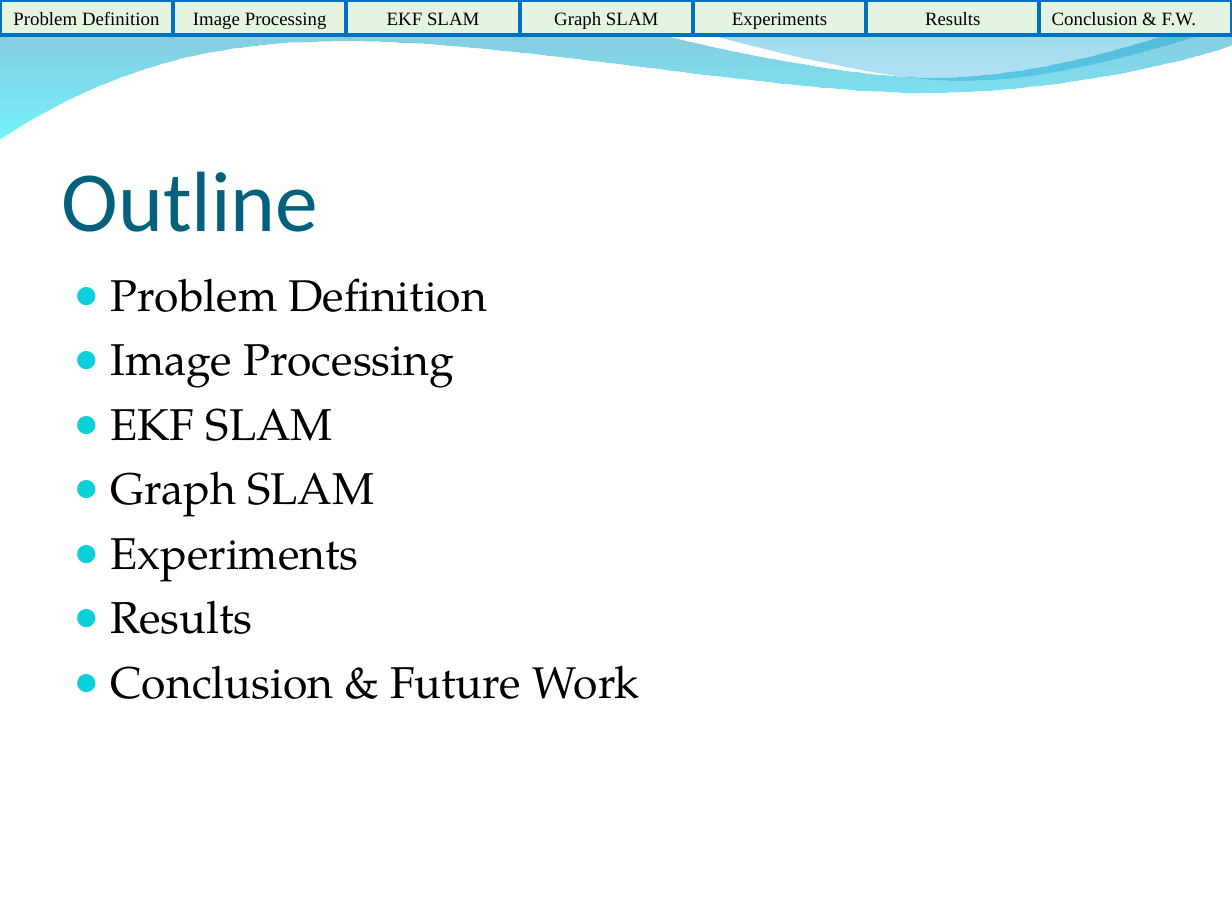
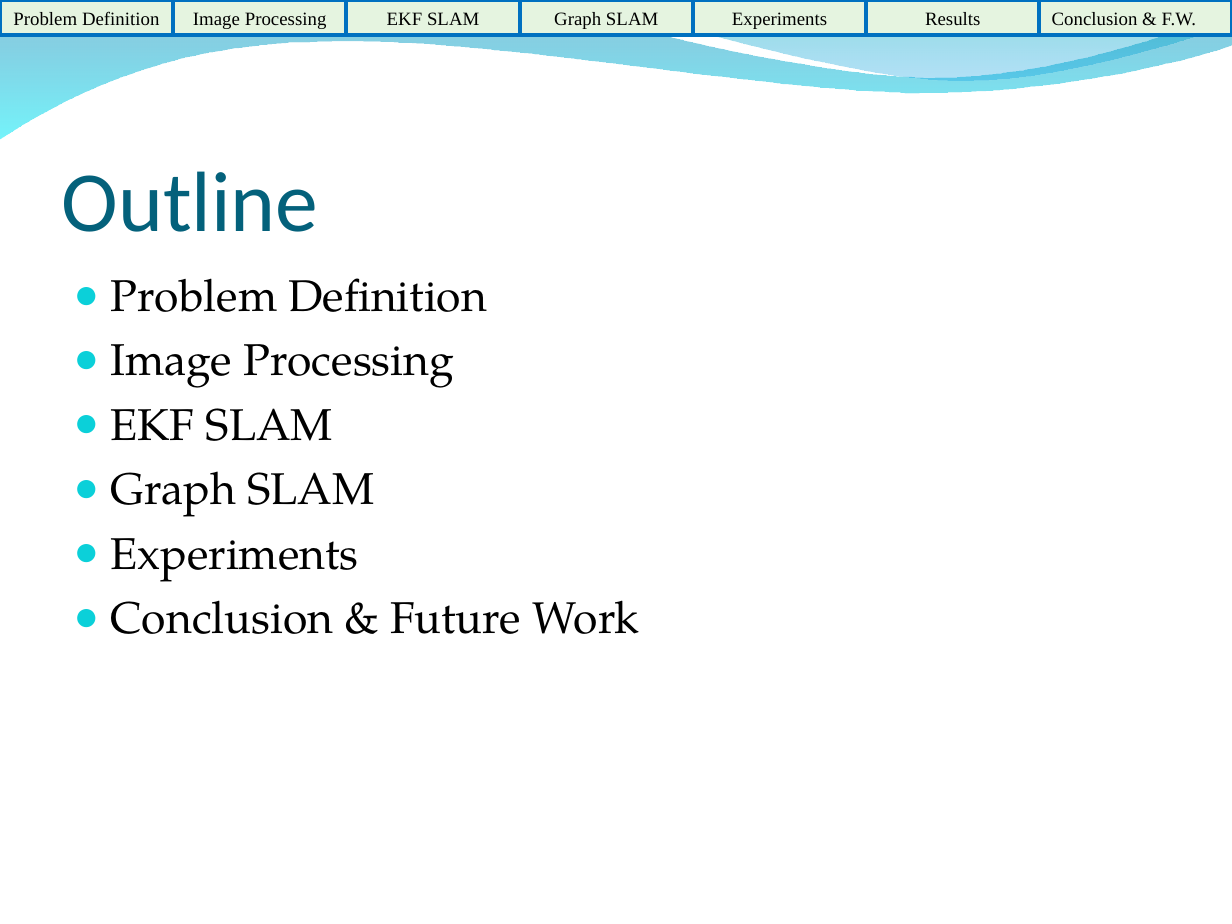
Before and after one commit to HerkyJerky/NAO-ALPHA-AS-FUCK-ROBOTS, a slide deck: slide 2 of Presentation Parts/Final Presentation.ppt. Drawn at 1232x924 pixels with LibreOffice and Linux fonts; fonts in the diff are those of the drawing; background and template pictures are left out. Boxes give left, top, right and bottom in pixels: in the first picture for what was removed or moved away, otherwise in the second. Text is boxed around its words. In the diff, an @@ line names an element or a change of style, - is before the commit and + after.

Commit message:
Small changes issueID #11

```diff
--- a/Presentation Parts/Final Presentation.ppt
+++ b/Presentation Parts/Final Presentation.ppt
@@ text at bbox=[110, 600, 252, 634]: paragraph removed @@
-● Results
```
